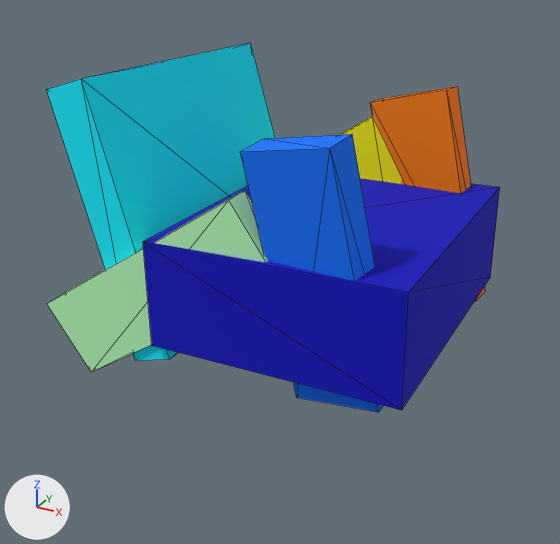
The OBJ model train_preds/train_0_6b32d3a9198f8b03d1dcc55e36186e4e.obj as it was, and as the next commit left it.
Camera for both pictures: a 50 mm lens placed at (0.63, -1.206, 0.522), pointed at (-0.003, -0.055, -0.053). The axes (+X, +Y, +Z) are drawn at lower left. The lights are the same throughout. Mesh edges are drawn as thin lines. Where no turn or scale is listed for an object, it has been applied to the vertices.

Names of what the first picture shows: 'train_0_6b32d3a9198f8b03d1dcc55e36186e4e'.
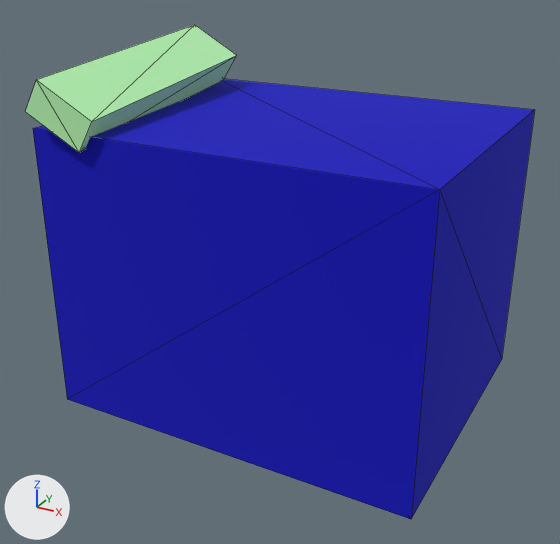
Pixel boxes [x1, y1, x2, y2] of what changed, in the pictures (560 x 544 px):
```json
{"object": "train_0_6b32d3a9198f8b03d1dcc55e36186e4e", "change": "recoloured, reshaped", "before": [46, 43, 500, 412], "after": [25, 25, 535, 519], "on screen": "12% wider, 34% taller"}
{"part": 1, "of": "me_train_0_6b32d3a9198f8b03d1dcc55e36186e4e", "change": "deleted", "before": [143, 178, 500, 410], "on screen": "blue"}
{"part": 2, "of": "me_train_0_6b32d3a9198f8b03d1dcc55e36186e4e", "change": "deleted", "before": [339, 117, 402, 184], "on screen": "yellow"}
{"part": 3, "of": "me_train_0_6b32d3a9198f8b03d1dcc55e36186e4e", "change": "deleted", "before": [240, 134, 383, 412], "on screen": "blue"}
{"part": 4, "of": "me_train_0_6b32d3a9198f8b03d1dcc55e36186e4e", "change": "deleted", "before": [370, 86, 485, 301], "on screen": "orange"}
{"part": 5, "of": "me_train_0_6b32d3a9198f8b03d1dcc55e36186e4e", "change": "deleted", "before": [47, 190, 268, 372], "on screen": "green"}
{"part": 6, "of": "me_train_0_6b32d3a9198f8b03d1dcc55e36186e4e", "change": "built on", "before": [46, 43, 275, 360], "after": [25, 25, 535, 519]}
```

Scene script edits in JSON lines:
```json
{"op": "set", "path": "mat_m1.base_color", "old": "(0.0, 0.172, 1.0)", "new": "(0.516, 1.0, 0.484)", "note": "blue #0073ff -> green #beffb9"}
{"block": "me_train_0_6b32d3a9198f8b03d1dcc55e36186e4e", "where": "# used by ob_train_0_6b32d3a9198f8b03d1dcc55e36186e4e; location = (0.0, 0.0, 0.0)"}
{"op": "remove", "block": "me_train_0_6b32d3a9198f8b03d1dcc55e36186e4e", "code": "me_train_0_6b32d3a9198f8b03d1dcc55e36186e4e.from_pydata(...)  # 48 vertices, 72 faces; spans x -0.363..0.322, y -0.29..0.275, z -0.228..0.309"}
{"op": "add", "block": "me_train_0_6b32d3a9198f8b03d1dcc55e36186e4e", "code": "me_train_0_6b32d3a9198f8b03d1dcc55e36186e4e.from_pydata(...)  # 16 vertices, 24 faces; spans x -0.375..0.354, y -0.318..0.266, z -0.302..0.344"}
{"block": "me_train_0_6b32d3a9198f8b03d1dcc55e36186e4e", "change": "me_train_0_6b32d3a9198f8b03d1dcc55e36186e4e part 1: the loose piece of 8 vertices spanning x -0.144..0.322, y -0.286..0.274, z -0.131..0.068 is deleted"}
{"block": "me_train_0_6b32d3a9198f8b03d1dcc55e36186e4e", "change": "me_train_0_6b32d3a9198f8b03d1dcc55e36186e4e part 2: the loose piece of 8 vertices spanning x -0.337..0.147, y 0.206..0.273, z -0.199..0.189 is deleted"}
{"block": "me_train_0_6b32d3a9198f8b03d1dcc55e36186e4e", "change": "me_train_0_6b32d3a9198f8b03d1dcc55e36186e4e part 3: the loose piece of 8 vertices spanning x 0.055..0.283, y -0.29..-0.18, z -0.178..0.265 is deleted"}
{"block": "me_train_0_6b32d3a9198f8b03d1dcc55e36186e4e", "change": "me_train_0_6b32d3a9198f8b03d1dcc55e36186e4e part 4: the loose piece of 8 vertices spanning x 0.048..0.307, y 0.19..0.275, z -0.187..0.255 is deleted"}
{"block": "me_train_0_6b32d3a9198f8b03d1dcc55e36186e4e", "change": "me_train_0_6b32d3a9198f8b03d1dcc55e36186e4e part 5: the loose piece of 8 vertices spanning x -0.363..0.115, y -0.29..-0.217, z -0.228..0.158 is deleted"}
{"block": "me_train_0_6b32d3a9198f8b03d1dcc55e36186e4e", "change": "me_train_0_6b32d3a9198f8b03d1dcc55e36186e4e part 6"}
{"block": "me_train_0_6b32d3a9198f8b03d1dcc55e36186e4e", "change": "8 vertices are removed from x -0.33..-0.104, y -0.269..0.272, z -0.187..0.309"}
{"block": "me_train_0_6b32d3a9198f8b03d1dcc55e36186e4e", "change": "12 faces are deleted"}
{"block": "me_train_0_6b32d3a9198f8b03d1dcc55e36186e4e", "change": "16 vertices are added at x -0.375..0.354, y -0.318..0.266, z -0.302..0.344"}
{"block": "me_train_0_6b32d3a9198f8b03d1dcc55e36186e4e", "change": "12 new faces join them, mat_m0 (blue #0000be)"}
{"block": "me_train_0_6b32d3a9198f8b03d1dcc55e36186e4e", "change": "12 new faces join them, mat_m1 (green #beffb9)"}
{"op": "remove", "block": "me_train_0_6b32d3a9198f8b03d1dcc55e36186e4e", "code": "me_train_0_6b32d3a9198f8b03d1dcc55e36186e4e.materials.append(mat_m2)  # cyan #00ebff"}
{"op": "remove", "block": "me_train_0_6b32d3a9198f8b03d1dcc55e36186e4e", "code": "me_train_0_6b32d3a9198f8b03d1dcc55e36186e4e.materials.append(mat_m3)  # green #b9ffbe"}
{"op": "remove", "block": "me_train_0_6b32d3a9198f8b03d1dcc55e36186e4e", "code": "me_train_0_6b32d3a9198f8b03d1dcc55e36186e4e.materials.append(mat_m4)  # yellow #ffef00"}
{"op": "remove", "block": "me_train_0_6b32d3a9198f8b03d1dcc55e36186e4e", "code": "me_train_0_6b32d3a9198f8b03d1dcc55e36186e4e.materials.append(mat_m5)  # orange #ff7c00"}
```
